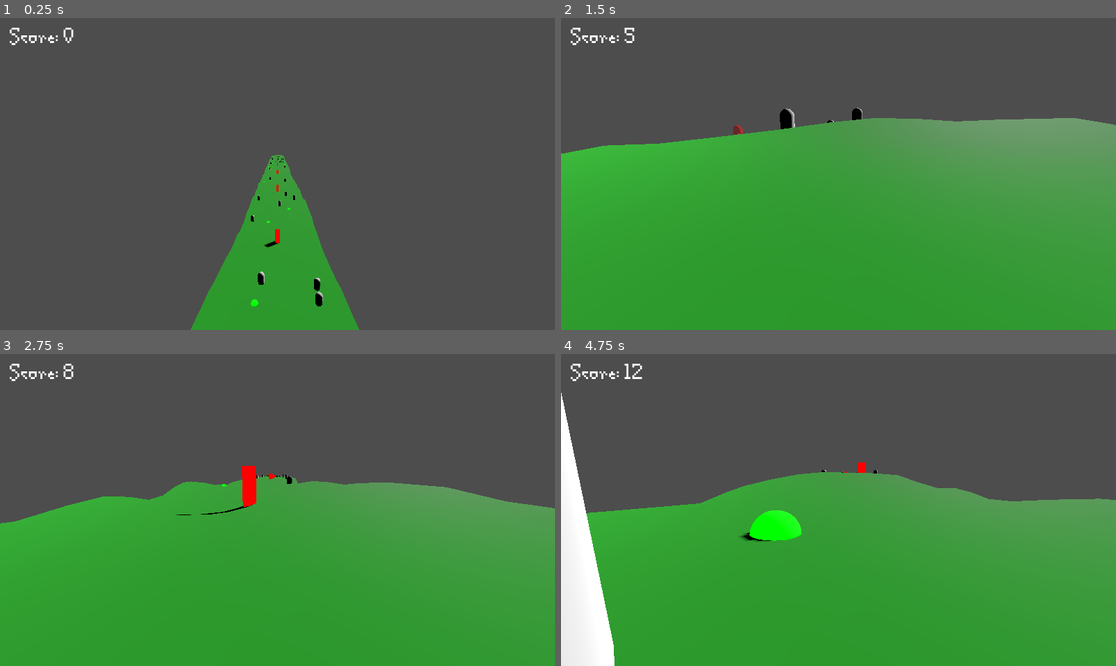
Above: before the commit, frames 1-4 (two rows, left to right).
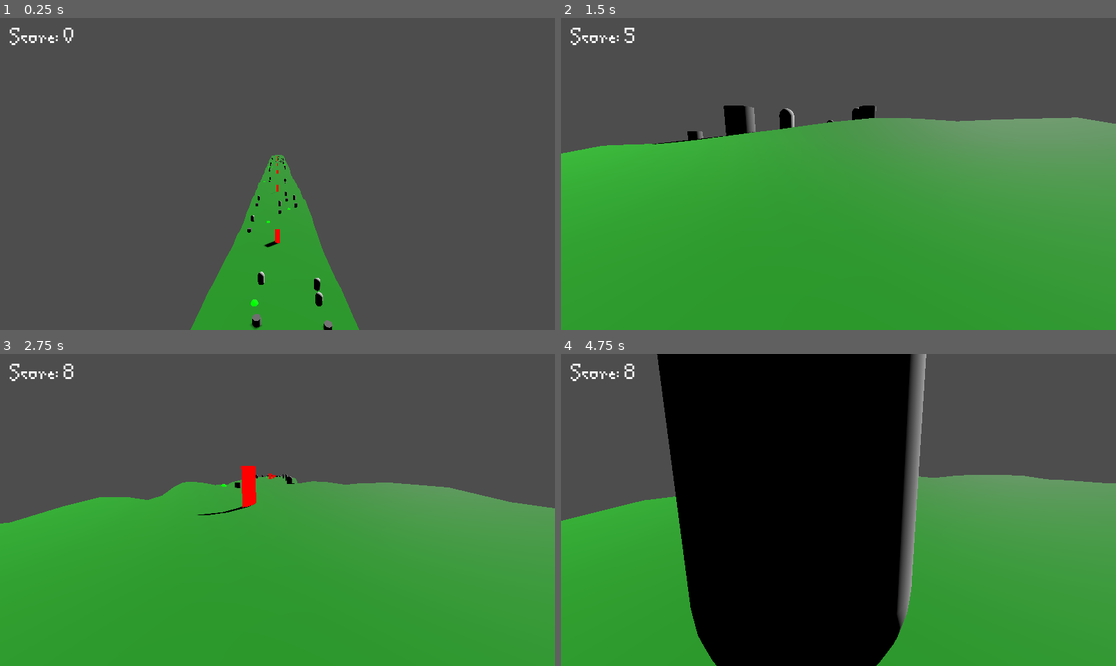
Above: after the commit, the same moments.

Repository: dorrajem/global-game-jam-2026
Game: Godot game, scene res://main.tscn
Same seed, same stepped clock (60 frames per second), same inputs: the game is played once before the commit and once after it.
Inputs (mouse positions are in pixels of both pictures, inside the frame that each line leads up to):
- Up to frame 1 (0.25 s): no input
- Up to frame 2 (1.5 s): move the mouse to (960, 158) at 0.52 s; hold D (move_right) 0.53-1.28 s; hold Space (dash) 0.53-1.28 s; move the mouse to (727, 189) at 1.27 s; hold A (move_left) from 1.28 s (still down); tap Space (dash) at 1.35 s
- Up to frame 3 (2.75 s): move the mouse to (333, 441) at 2.02 s; release A (move_left) at 2.03 s; hold D (move_right) from 2.03 s (still down); hold Space (dash) from 2.03 s (still down)
- Up to frame 4 (4.75 s): move the mouse to (810, 572) at 2.77 s; release Space (dash) at 2.78 s; tap Space (dash) at 2.85, 4.35 s; move the mouse to (1005, 556) at 3.52 s; release D (move_right) at 3.53 s; hold Space (dash) 3.53-4.28 s; hold A (move_left) from 3.53 s (still down); move the mouse to (672, 463) at 4.27 s

The runs differ from the first frame. In frame 1, 0.2% of the frame differs, in the area x 44-60%, y 45-100%; in frame 2, 0.7%; in frame 3, 0.1%; in frame 4, 49%, in the area x 0-100%, y 0-100%.

Commit message:
added audio

Diff:
--- a/Player/Player.tscn
+++ b/Player/Player.tscn
@@ -1,11 +1,19 @@
 [gd_scene format=3 uid="uid://yf73o37w4kv7"]
 
-[ext_resource type="Script" uid="uid://cqfn4nqfcpbmf" path="res://player/player.gd" id="1_3qydi"]
-[ext_resource type="Script" uid="uid://cpcgytufl4ydx" path="res://player/follow_camera.gd" id="2_rkbax"]
+[ext_resource type="Script" uid="uid://cqfn4nqfcpbmf" path="res://Player/player.gd" id="1_3qydi"]
+[ext_resource type="Script" uid="uid://cpcgytufl4ydx" path="res://Player/follow_camera.gd" id="2_rkbax"]
+[ext_resource type="AudioStream" uid="uid://bq4r3imvhkj5g" path="res://assets/sfx/dash/dash 1.wav" id="3_ddoul"]
+[ext_resource type="AudioStream" uid="uid://dy50xhy1y7dl3" path="res://assets/sfx/dash/dash 2.wav" id="4_8g4oa"]
 
 [sub_resource type="SphereMesh" id="SphereMesh_l2ndj"]
 
 [sub_resource type="SphereShape3D" id="SphereShape3D_0rwas"]
+
+[sub_resource type="AudioStreamRandomizer" id="AudioStreamRandomizer_6ysni"]
+random_pitch = 1.122462
+streams_count = 2
+stream_0/stream = ExtResource("3_ddoul")
+stream_1/stream = ExtResource("4_8g4oa")
 
 [node name="Player" type="CharacterBody3D" unique_id=1286140647 groups=["player"]]
 script = ExtResource("1_3qydi")
@@ -17,9 +25,18 @@
 shape = SubResource("SphereShape3D_0rwas")
 
 [node name="FollowCamera" type="Camera3D" parent="." unique_id=675787862 node_paths=PackedStringArray("target")]
+doppler_tracking = 2
+current = true
 script = ExtResource("2_rkbax")
 target = NodePath("..")
 follow_distance = 0.0
 follow_height = 0.5
 follow_smoothness = 10.0
 metadata/_custom_type_script = "uid://cpcgytufl4ydx"
+
+[node name="AudioListener3D" type="AudioListener3D" parent="." unique_id=1629641511]
+doppler_tracking = 2
+current = true
+
+[node name="AudioStreamPlayer2D" type="AudioStreamPlayer2D" parent="." unique_id=1484205268]
+stream = SubResource("AudioStreamRandomizer_6ysni")
--- /dev/null
+++ b/default_bus_layout.tres
@@ -0,0 +1,15 @@
+[gd_resource type="AudioBusLayout" format=3 uid="uid://d3uwfbn6xuyj1"]
+
+[resource]
+bus/1/name = &"sfx"
+bus/1/solo = false
+bus/1/mute = false
+bus/1/bypass_fx = false
+bus/1/volume_db = 0.0
+bus/1/send = &"Master"
+bus/2/name = &"Soundtrack"
+bus/2/solo = false
+bus/2/mute = false
+bus/2/bypass_fx = false
+bus/2/volume_db = -5.3299403
+bus/2/send = &"Master"
--- a/enemies/enemy.gd
+++ b/enemies/enemy.gd
@@ -3,12 +3,16 @@
 
 # movement settings
 @export var move_speed : float = 3.0
-@export var detection_range : float = 15.0
+@export var detection_range : float = 10.0
 @export var attack_range : float = 2.0
 @export var wander_radius : float = 5.0
 
 # visual settings
 @export var target_highlight_color = Color(1.0, 0.0, 0.0, 0.5)
+
+
+
+
 
 # state
 enum State { IDLE, WANDER, CHASE, ATTACK }
@@ -21,9 +25,13 @@
 var original_material : Material = null
 var is_targeted : bool = false
 
+# adding audio
+@onready var audio_stream: AudioStreamPlayer3D = $AudioStreamPlayer3D
+
 func _ready() -> void:
 	spawn_position = global_position
 	add_to_group("enemy")
+
 
 	# find player
 	await get_tree().process_frame
@@ -34,12 +42,16 @@
 	if mesh_instance and mesh_instance.get_surface_override_material_count() > 0:
 		original_material = mesh_instance.get_surface_override_material(0)
 
+
+
 	# connect to targeting system
 	var targeting_system : TargetingSystem = get_tree().get_first_node_in_group("targeting_system")
 	if targeting_system:
 		targeting_system.target_changed.connect(_on_target_change)
 
 	_change_state(State.WANDER)
+
+
 
 func _physics_process(delta: float) -> void:
 	state_timer -= delta
@@ -112,13 +124,24 @@
 		State.IDLE:
 			state_timer = randf_range(1.0, 3.0)
 			velocity = Vector3.ZERO
+			audio_stream.play(0.1)
+
 
 		State.WANDER:
 			_set_new_wander_target()
 			state_timer = randf_range(3.0, 6.0)
+			audio_stream.play(0.10)
+
 
 		State.CHASE:
-			pass
+			print(self.global_position)
+			if(global_position.x >=0):
+				audio_stream.position.x = global_position.x + 5
+				print('left')
+			else:
+				audio_stream.position.x = global_position.x - 5
+				print('right')
+			audio_stream.play(0.10)
 
 		State.ATTACK:
 			state_timer = 1.0 # attack cooldown
--- a/enemies/enemy.tscn
+++ b/enemies/enemy.tscn
@@ -1,6 +1,9 @@
 [gd_scene format=3 uid="uid://vjfllgvprsx7"]
 
 [ext_resource type="Script" uid="uid://cr75ru314ehna" path="res://enemies/enemy.gd" id="1_7k104"]
+[ext_resource type="AudioStream" uid="uid://dapbhbyv6twwl" path="res://assets/sfx/enemies/enemy 1.wav" id="2_3t1x0"]
+[ext_resource type="AudioStream" uid="uid://cn4h8xcn7ry3x" path="res://assets/sfx/enemies/enemy 2.wav" id="3_epsnb"]
+[ext_resource type="AudioStream" uid="uid://eyqc1cg4nntc" path="res://assets/sfx/enemies/enemy 3.wav" id="4_4w5fm"]
 
 [sub_resource type="CapsuleShape3D" id="CapsuleShape3D_4gyqm"]
 
@@ -9,6 +12,15 @@
 
 [sub_resource type="CapsuleMesh" id="CapsuleMesh_7k104"]
 material = SubResource("StandardMaterial3D_fw1ev")
+
+[sub_resource type="AudioStreamRandomizer" id="AudioStreamRandomizer_g67el"]
+playback_mode = 1
+streams_count = 3
+stream_0/stream = ExtResource("2_3t1x0")
+stream_1/stream = ExtResource("3_epsnb")
+stream_2/stream = ExtResource("4_4w5fm")
+
+[sub_resource type="CylinderMesh" id="CylinderMesh_a6vjd"]
 
 [node name="Enemy" type="CharacterBody3D" unique_id=1752096227 groups=["enemy"]]
 script = ExtResource("1_7k104")
@@ -21,3 +33,17 @@
 [node name="MeshInstance3D" type="MeshInstance3D" parent="." unique_id=1119516756]
 transform = Transform3D(1, 0, 0, 0, 1, 0, 0, 0, 1, 0, 1, 0)
 mesh = SubResource("CapsuleMesh_7k104")
+
+[node name="AudioStreamPlayer3D" type="AudioStreamPlayer3D" parent="." unique_id=2135170033]
+transform = Transform3D(1, 0, 0, 0, 1, 0, 0, 0, 1, 0, 0, -7)
+stream = SubResource("AudioStreamRandomizer_g67el")
+volume_db = 2.0
+unit_size = 100.0
+max_distance = 40.0
+panning_strength = 3.0
+bus = &"sfx"
+emission_angle_degrees = 75.6
+doppler_tracking = 2
+
+[node name="MeshInstance3D" type="MeshInstance3D" parent="AudioStreamPlayer3D" unique_id=1314511906]
+mesh = SubResource("CylinderMesh_a6vjd")
--- a/player/player.gd
+++ b/player/player.gd
@@ -31,6 +31,8 @@
 
 # References
 var current_target: Node3D = null
+@onready var audio_stream = $AudioStreamPlayer2D
+
 
 signal vision_changed(new_vision: float, max_vision: float)
 signal player_died
@@ -72,6 +74,16 @@
 		velocity.y -= gravity * delta
 	else:
 		velocity.y = -0.1  # Small downward force to keep grounded
+
+	# soundtrack
+	if current_vision >= 50:
+		Soundtrack.stream.set_sync_stream_volume(1,0)
+	if current_vision >= 70:
+		Soundtrack.stream.set_sync_stream_volume(4,0)
+	if current_vision >= 80:
+		Soundtrack.stream.set_sync_stream_volume(2,0)
+
+
 
 	move_and_slide()
 
@@ -121,8 +133,13 @@
 		dash_cooldown_timer = dash_cooldown
 		current_target = target
 
+		#dash audio
+		audio_stream.play()
+
 		# Spawn dash VFX
 		VFXManager.spawn_dash_effect(global_position)
+
+
 
 		return true
 
--- a/project.godot
+++ b/project.godot
@@ -14,6 +14,15 @@
 run/main_scene="uid://bongv1ujfib42"
 config/features=PackedStringArray("4.6", "Forward Plus")
 config/icon="res://icon.svg"
+
+[audio]
+
+buses/default_bus_layout="uid://d3uwfbn6xuyj1"
+general/3d_panning_strength=2.0
+
+[autoload]
+
+Soundtrack="*uid://domntoyfymj5q"
 
 [input]
 
--- /dev/null
+++ b/soundtrack.tscn
@@ -0,0 +1,25 @@
+[gd_scene format=3 uid="uid://domntoyfymj5q"]
+
+[ext_resource type="AudioStream" uid="uid://g45an4d0jdlt" path="res://assets/soundtrack/bass.wav" id="1_ge54k"]
+[ext_resource type="AudioStream" uid="uid://bb1ymws1708n" path="res://assets/soundtrack/drums.wav" id="2_gax8x"]
+[ext_resource type="AudioStream" uid="uid://bdyehvy38fiuh" path="res://assets/soundtrack/piano.wav" id="3_reytd"]
+[ext_resource type="AudioStream" uid="uid://bv4dig8n3d2wt" path="res://assets/soundtrack/violin.wav" id="4_l5u10"]
+[ext_resource type="AudioStream" uid="uid://bsxilvxdfgn6x" path="res://assets/soundtrack/arpegiator.wav" id="5_3s6rc"]
+
+[sub_resource type="AudioStreamSynchronized" id="AudioStreamSynchronized_26dgg"]
+stream_count = 5
+stream_0/stream = ExtResource("1_ge54k")
+stream_0/volume = 0.0
+stream_1/stream = ExtResource("2_gax8x")
+stream_1/volume = -60.0
+stream_2/stream = ExtResource("3_reytd")
+stream_2/volume = -60.0
+stream_3/stream = ExtResource("4_l5u10")
+stream_3/volume = 0.0
+stream_4/stream = ExtResource("5_3s6rc")
+stream_4/volume = -60.0
+
+[node name="AudioStreamPlayer" type="AudioStreamPlayer" unique_id=316385767]
+stream = SubResource("AudioStreamSynchronized_26dgg")
+autoplay = true
+bus = &"Soundtrack"
Not shown, added: assets/sfx/dash/dash 1.wav.import
Not shown, added: assets/sfx/dash/dash 2.wav.import
Not shown, added: assets/sfx/enemies/enemy 1.wav.import
Not shown, added: assets/sfx/enemies/enemy 2.wav.import
Not shown, added: assets/sfx/enemies/enemy 3.wav.import
Not shown, added: assets/sfx/enemies/enemy 4.wav.import
Not shown, added: assets/sfx/enemies/enemy 5.wav.import
Not shown, added: assets/soundtrack/arpegiator.wav.import
Not shown, added: assets/soundtrack/bass.wav.import
Not shown, added: assets/soundtrack/drums.wav.import
Not shown, added: assets/soundtrack/piano.wav.import
Not shown, added: assets/soundtrack/violin.wav.import
(and 24 more such lines)
